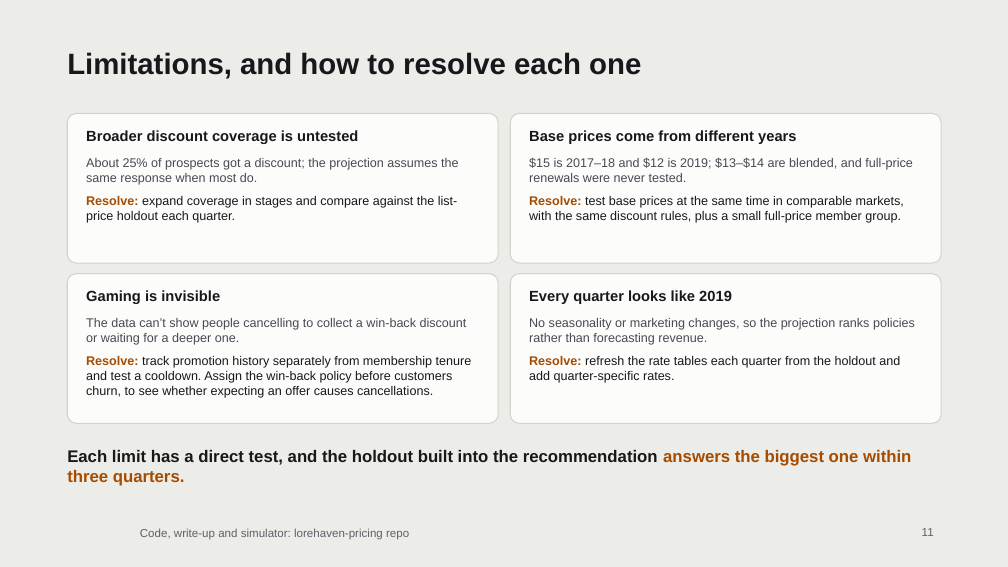
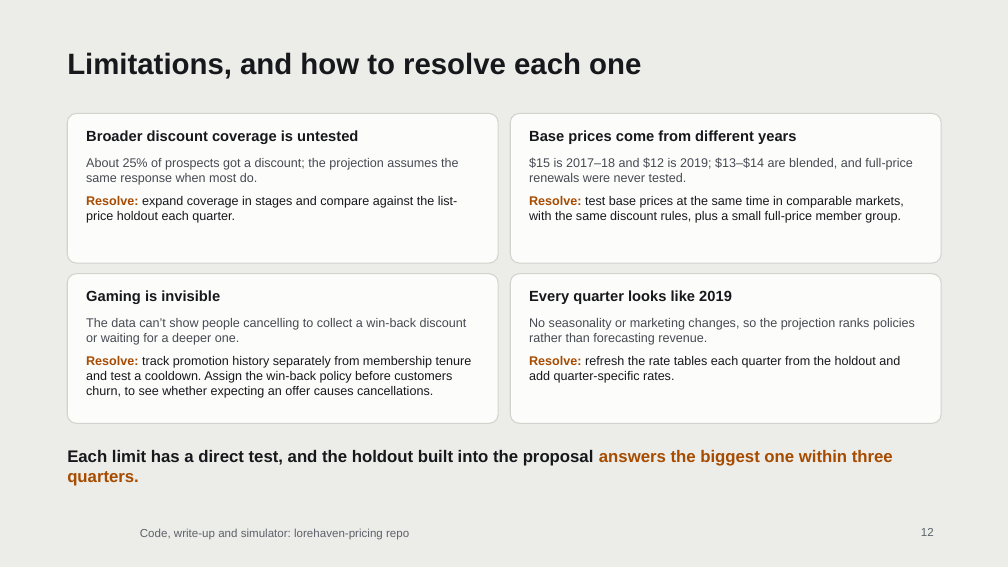
Before and after one commit to itacky/lorehaven-pricing, a slide deck: slide 12 of presentation/Evaluating_the_Lorehaven_Pricing_Strategy.pptx (slide 11 before the commit). Drawn at 1008x567 pixels with LibreOffice and Linux fonts; fonts in the diff are those of the drawing; background and template pictures are left out. Boxes give left, top, right and bottom in pixels: in the first picture for what was removed or moved away, otherwise in the second. Text is boxed around its words. In the diff, an @@ line names an element or a change of style, - is before the commit and + after.

```diff
--- a/presentation/Evaluating_the_Lorehaven_Pricing_Strategy.pptx
+++ b/presentation/Evaluating_the_Lorehaven_Pricing_Strategy.pptx
@@ text at (x1=67, y1=450, x2=893, y2=486): text changed @@
-Each limit has a direct test, and the holdout built into the recommendation answers the biggest one within three quarters.
+Each limit has a direct test, and the holdout built into the proposal answers the biggest one within three quarters.
@@ page number at (x1=921, y1=528, x2=934, y2=536): text changed @@
-11
+12
```
Also in this commit, not shown: 3 other slides changed, 1 slide added, 3 other files.
